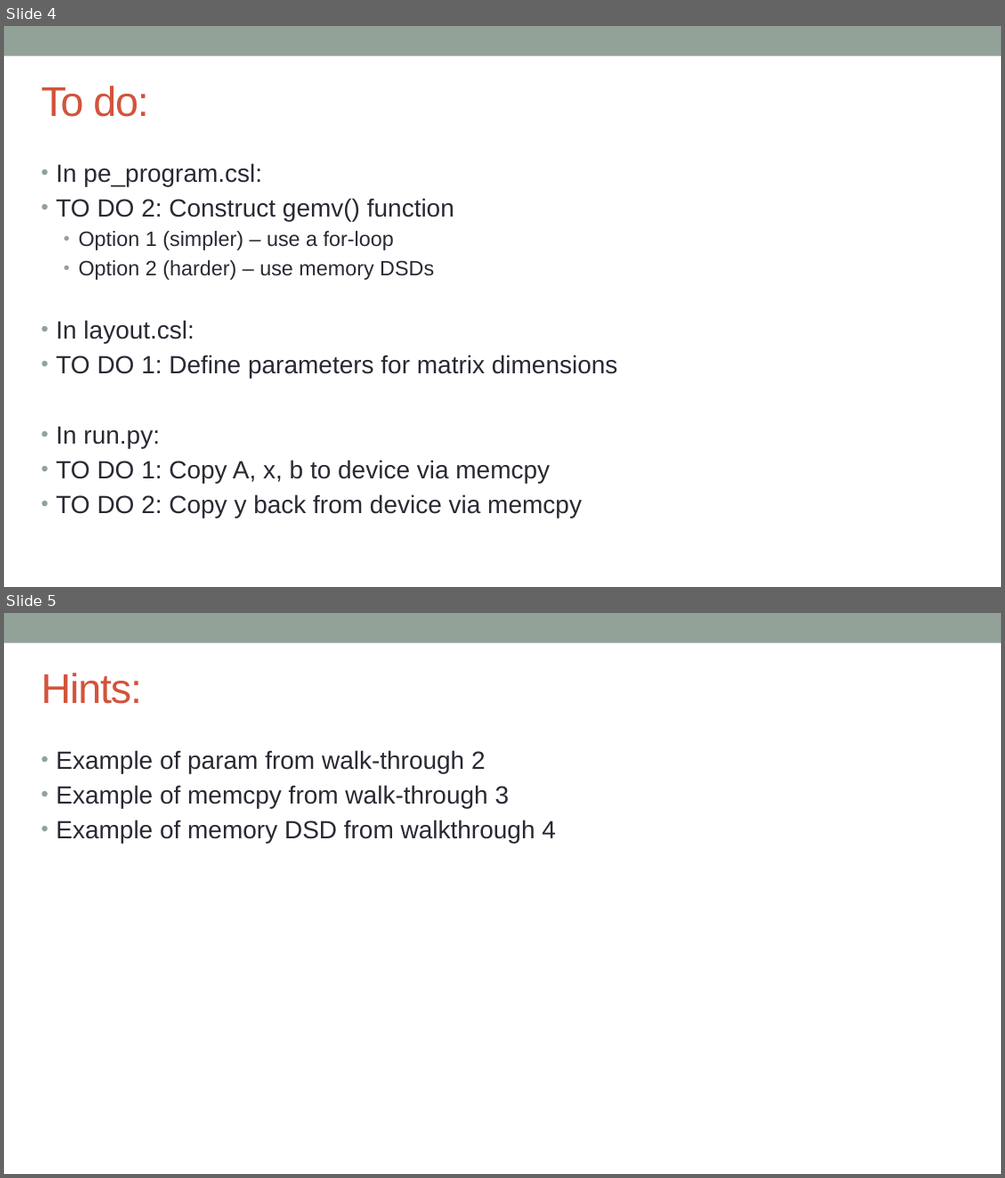
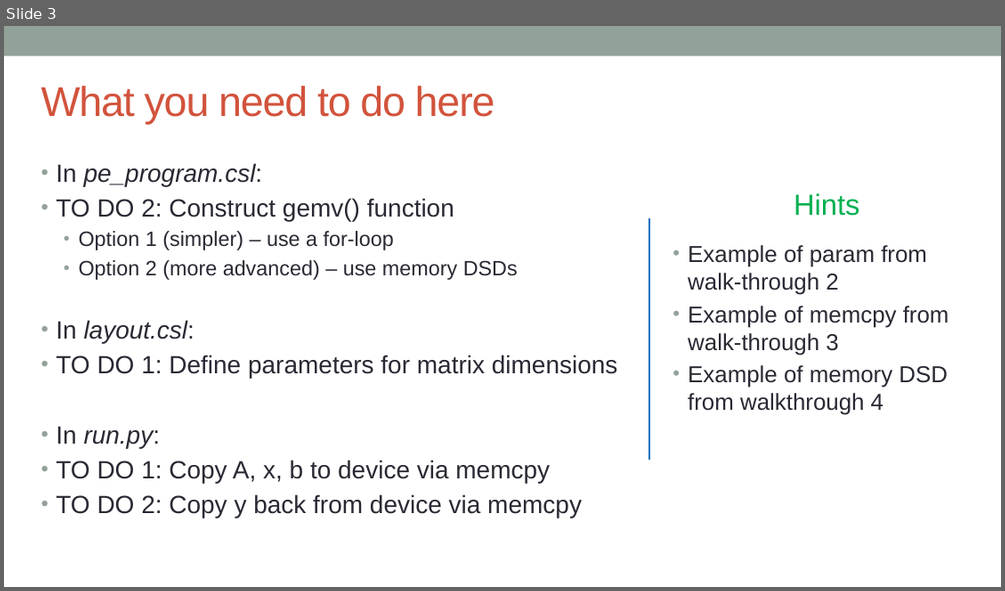
Before and after one commit to EPCCed/cs2-sdk-training, a slide deck: lectures/powerpoints/hands-on-1+washup.pptx. Shown one above the other, each under a label of ours: slides 4 and 5 before the commit, slide 3 after it. The pictures are 1005x1178 and 1005x591 pixels, drawn with LibreOffice and Linux fonts; fonts in the diff are those of the drawing. Boxes give left, top, right and bottom in pixels: in the first picture for what was removed or moved away, otherwise in the second. Text is boxed around its words. In the diff, an @@ line names an element or a change of style, - is before the commit and + after.

```diff
--- a/lectures/powerpoints/hands-on-1+washup.pptx
+++ b/lectures/powerpoints/hands-on-1+washup.pptx
@@ slide 5 removed at <box>4,613,1001,1174</box>, background #FFFFFF; not listed: 1 template element that a slide beside it also shows @@
@@ title removed at <box>41,673,142,704</box> @@
-Hints:
@@ text removed at <box>56,750,556,843</box> @@
-• Example of param from walk-through 2
-• Example of memcpy from walk-through 3
-• Example of memory DSD from walkthrough 4
@@ what was slide 4 is now slide 3 @@
@@ slide 3 changed as well @@
@@ title at <box>41,86,495,125</box>: text changed @@
-To do:
+What you need to do here
@@ text at <box>56,163,263,448</box>: italic on in "pe_program.csl:", "layout.csl:", "run.py:" @@
@@ text added at <box>793,193,859,216</box>, 28 pt, text #00B050 @@
+Hints
@@ line added from (650, 218) to (650, 459), #0070C0 1.75 pt @@
@@ text at <box>79,260,518,280</box>: text changed @@
-  • Option 2 (harder) – use memory DSDs
+  • Option 2 (more advanced) – use memory DSDs
@@ text added at <box>688,245,949,415</box>, 22.2 pt, text #292934 @@
+• Example of param from walk-through 2
+• Example of memcpy from walk-through 3
+• Example of memory DSD from walkthrough 4
```
Also in this commit, not shown: 7 other slides changed, 2 other slides removed.
